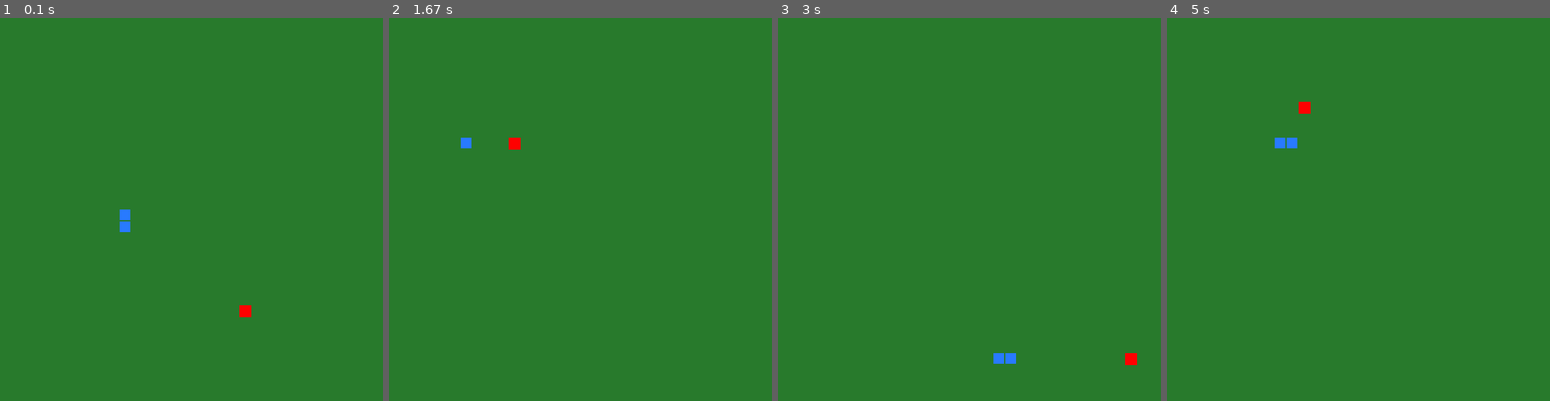
Above: before the commit, frames 1-4 (left to right).
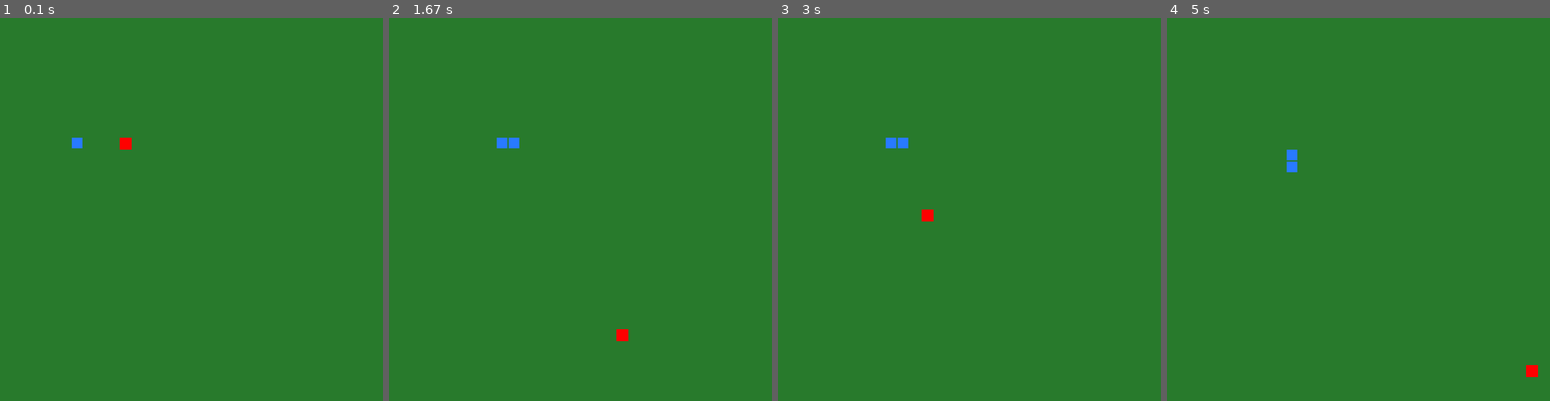
Above: after the commit, the same moments.

Repository: jessetoiber/snAIk
Game: pygame game, started from snaik.py
Two runs of this game, one before a commit and one after it. Both use one fixed random seed, a clock stepped at 60 frames per second and the inputs below.
Inputs:
- Up to frame 1 (0.1 s): no input
- Up to frame 2 (1.67 s): tap Space at 0.33, 0.73, 1.03, 1.23, 1.57 s
- Up to frame 3 (3 s): tap Space at 1.87, 2.07, 2.37, 2.63, 2.97 s
- Up to frame 4 (5 s): tap Space at 3.4, 3.8, 4.1, 4.47, 4.87 s

The runs differ from the first frame. In frame 1, 0.4% of the frame differs, in the area x 18-66%, y 31-79%; in frame 2, 0.3%; in frame 3, 0.5%, in the area x 28-94%, y 31-91%; in frame 4, 0.5%.

Commit message:
cleanup some stuff

Diff:
--- a/setup.py
+++ b/setup.py
@@ -3,31 +3,19 @@
 https://packaging.python.org/guides/distributing-packages-using-setuptools/
 https://github.com/pypa/sampleproject
 """
-
-# Always prefer setuptools over distutils
 from setuptools import setup, find_packages
-import pathlib
-
-here = pathlib.Path(__file__).parent.resolve()
-
-# Get the long description from the README file
-long_description = (here / "README.md").read_text(encoding="utf-8")
-
 
 setup(
-
-
-    name="snAIk",  # Required
-    version="2.1.0",  # Required
-
-    packages=find_packages(where="."),  # Required
-
+    name="snAIk",
+    version="2.1.0",
+    packages=find_packages(where="."),
     python_requires="==3.10.6",
-    # This field lists other packages that your project depends on to run.
-    # Any package you put here will be installed by pip when your project is
-    # installed, so they must be valid existing projects.
-    #
-    # For an analysis of "install_requires" vs pip's requirements files see:
-    # https://packaging.python.org/discussions/install-requires-vs-requirements/
-    install_requires=["numpy", "pygame", "pandas"],  # Optional
+    install_requires=[
+        "numpy",
+        "pygame",
+        "pandas",
+        "sagemaker",
+        "sklearn",
+        "tensorflow"
+    ]
 )
--- a/src/game/game_driver.py
+++ b/src/game/game_driver.py
@@ -1,6 +1,6 @@
-from src.game.game_engine import *
+from src.game.game_engine import GameEngine
 
-__tick_rate_seconds = .008
+__tick_rate_seconds = .05
 
 def drive_game():
     game_engine = GameEngine()
--- a/src/game/game_engine.py
+++ b/src/game/game_engine.py
@@ -32,6 +32,7 @@
             self.window.display_restart_game_text()
             return
 
+        # do the actual moving
         direction = self.__get_next_direction_for_head()
 
         if direction is not None:
--- a/src/game/game_graphics.py
+++ b/src/game/game_graphics.py
@@ -10,6 +10,7 @@
 SCREEN_WIDTH = SCREEN_HEIGHT = 576
 left_px_const = 18
 top_px_const = 18
+
 class GameGraphicsWindow:
     def __init__(self):
         pygame.init()
Not shown, changed: readme.MD
Not shown, changed: .gitignore
